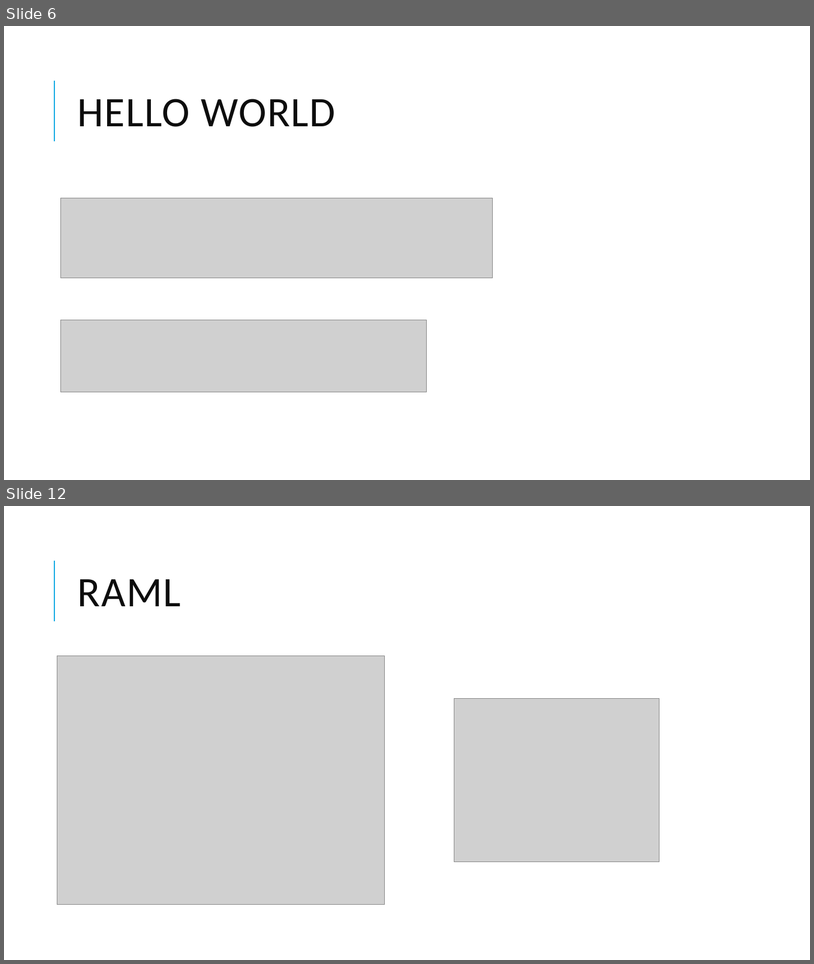
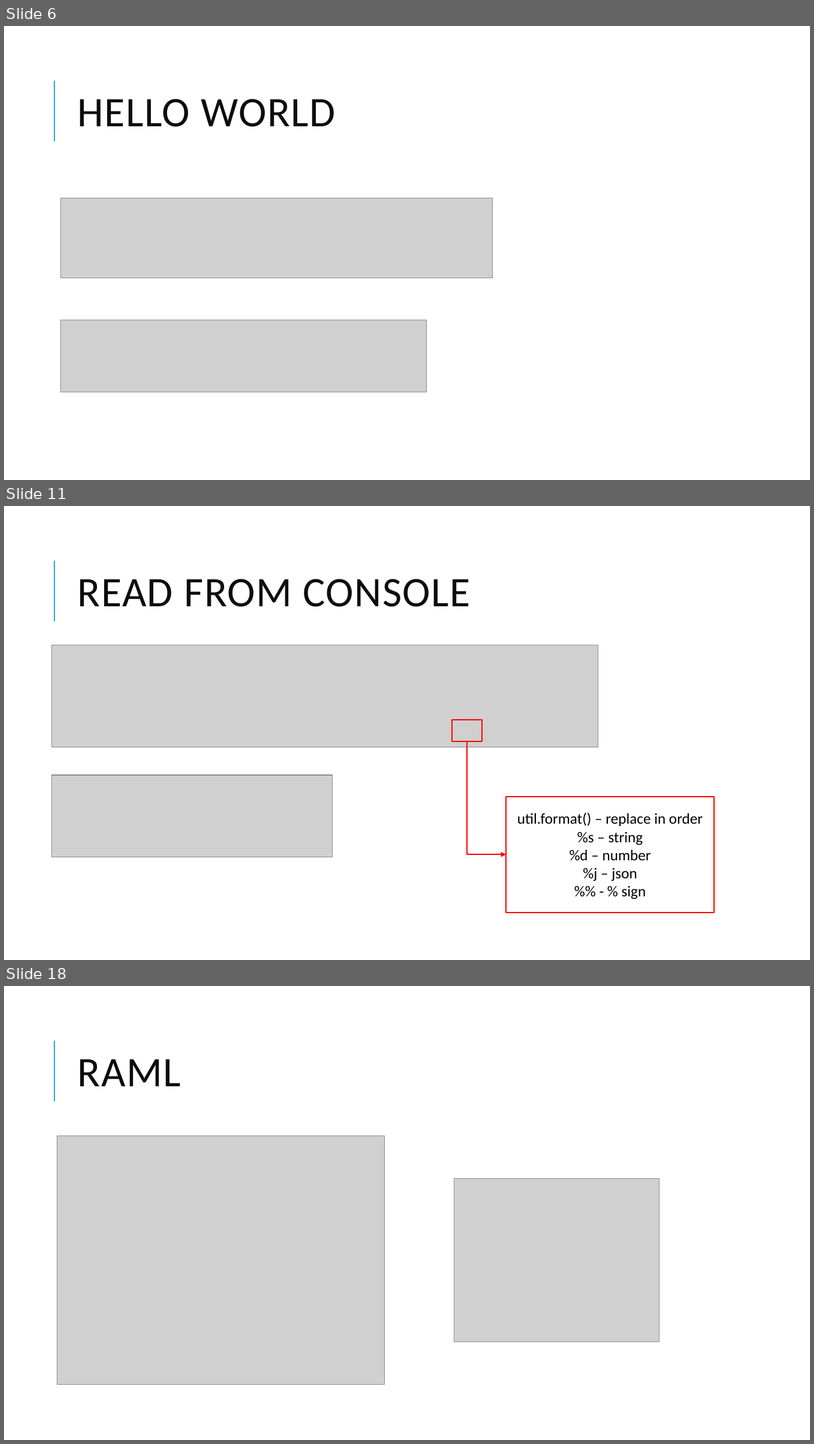
Before and after one commit to thm-design/node-tutorial, a slide deck: Learn Node.pptx. Shown one above the other, each under a label of ours: slides 6 and 12 before the commit, slides 6, 11 and 18 after it; the slides between them are not shown. The pictures are 814x964 and 814x1444 pixels, drawn with LibreOffice and Linux fonts; fonts in the diff are those of the drawing; grey boxes stand for pictures. Boxes give left, top, right and bottom in pixels: in the first picture for what was removed or moved away, otherwise in the second. Text is boxed around its words. In the diff, an @@ line names an element or a change of style, - is before the commit and + after.

```diff
--- a/Learn Node.pptx
+++ b/Learn Node.pptx
@@ slide 11 added at box(4, 506, 810, 960), background #FFFFFF; not listed: 1 template element that a slide beside it also shows @@
@@ title added at box(78, 579, 471, 607), 50 pt, text #0D0D0D @@
+READ FROM CONSOLE
@@ picture added at box(52, 645, 598, 747) @@
@@ rectangle added at box(452, 720, 482, 741), outline #FF0000 1.25 pt @@
@@ elbow arrow added from (467, 741) to (506, 855), #FF0000 1.5 pt @@
@@ picture added at box(52, 775, 332, 857) @@
@@ rectangle added at box(506, 796, 715, 913), outline #FF0000 1.25 pt, 18 pt, text #000000 @@
+util.format() – replace in order
+%s – string
+%d – number
+%j – json
+%% - % sign
@@ what was slide 12 is now slide 18 @@
```
Also in this commit, not shown: 8 slides changed, 26 other slides added, 2 slides removed, 9 other files.
